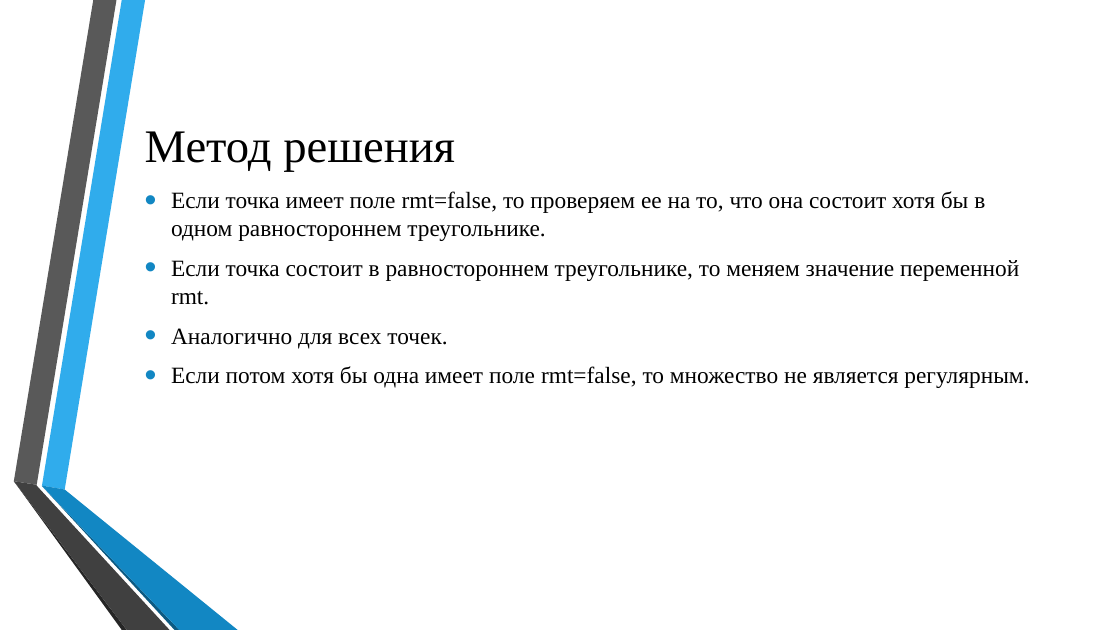
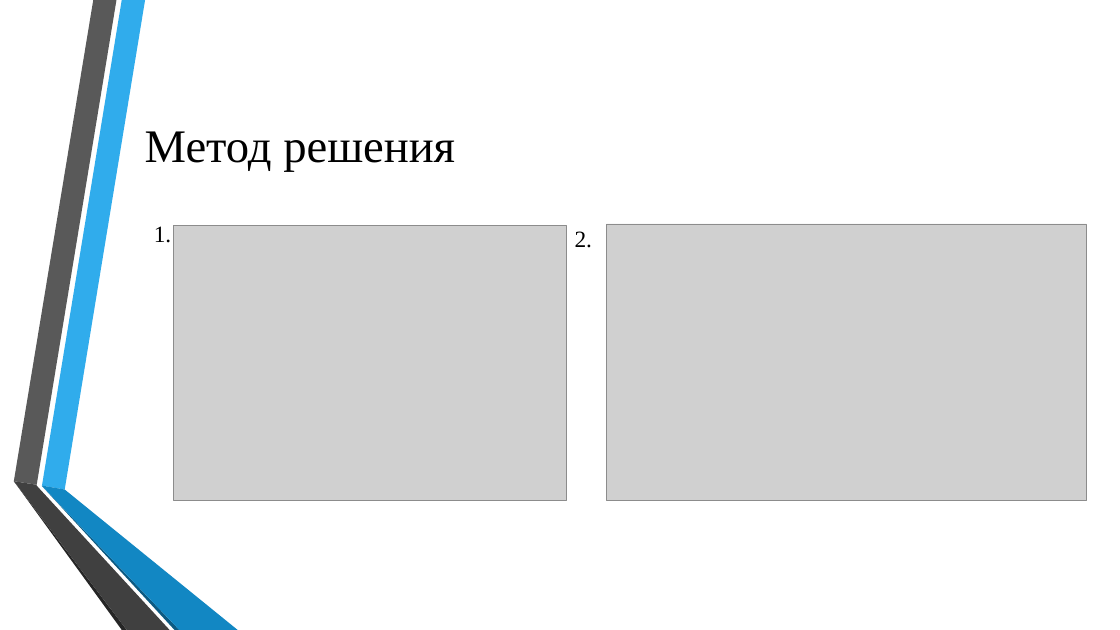
Before and after one commit to martynenkoav/pr239, a slide deck: slide 8 of Проверка множества точек.pptx. Drawn at 1120x630 pixels with LibreOffice and Linux fonts; fonts in the diff are those of the drawing; grey boxes stand for pictures; background and template pictures are left out. Boxes give left, top, right and bottom in pixels: in the first picture for what was removed or moved away, otherwise in the second. Text is boxed around its words. In the diff, an @@ line names an element or a change of style, - is before the commit and + after.

```diff
--- a/Проверка множества точек.pptx
+++ b/Проверка множества точек.pptx
@@ text removed at (x1=171, y1=191, x2=1029, y2=388) @@
-• Если точка имеет поле rmt=false, то проверяем ее на то, что она состоит хотя бы в одном равностороннем треугольнике.
-• Если точка состоит в равностороннем треугольнике, то меняем значение переменной rmt.
-• Аналогично для всех точек.
-• Если потом хотя бы одна имеет поле rmt=false, то множество не является регулярным.
@@ text added at (x1=154, y1=226, x2=172, y2=243), 20 pt, text #000000 @@
+1.
@@ picture added at (x1=174, y1=225, x2=567, y2=501) @@
@@ text added at (x1=575, y1=231, x2=593, y2=248), 20 pt, text #000000 @@
+2.
@@ picture added at (x1=607, y1=224, x2=1086, y2=501) @@
```
Also in this commit, not shown: 2 other slides changed.
